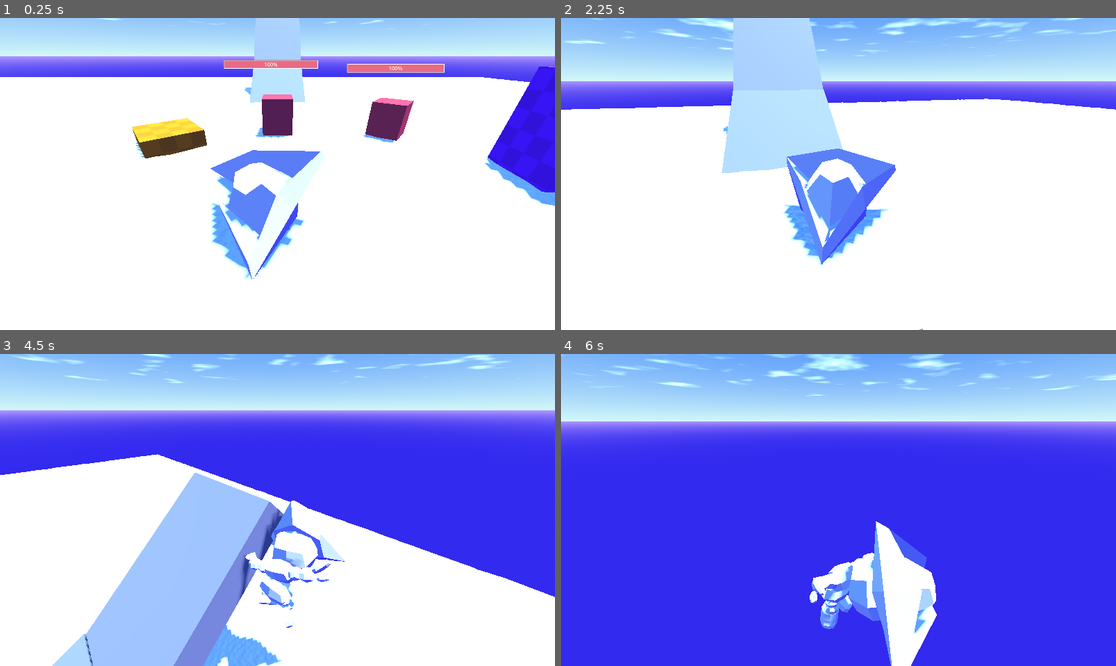
Above: before the commit, frames 1-4 (two rows, left to right).
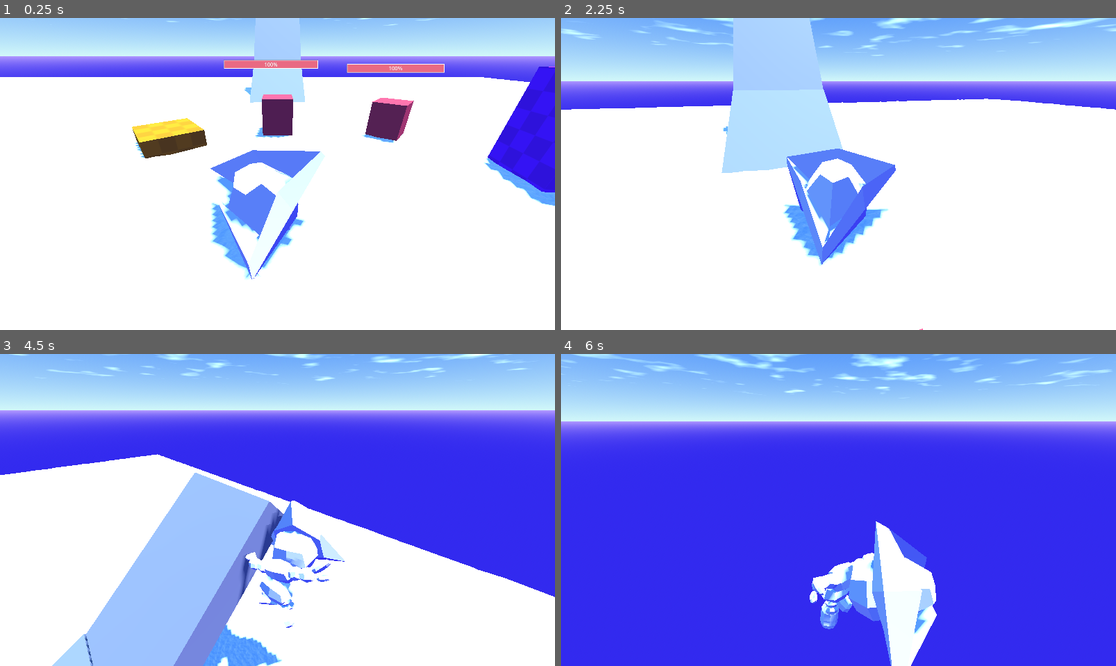
Above: after the commit, the same moments.

Repository: d4nmos/PirateGame
Game: Godot game, scene res://scenes/test.tscn
Same seed, same stepped clock (60 frames per second), same inputs: the game is played once before the commit and once after it.
Inputs (mouse positions are in pixels of both pictures, inside the frame that each line leads up to):
- Up to frame 1 (0.25 s): no input
- Up to frame 2 (2.25 s): move the mouse to (866, 174) at 0.52 s; hold W (forward) from 0.53 s (still down); tap E (interact) at 0.6 s; click (866, 174) at 0.67 s; tap Space (jump) at 0.77, 1.52 s; move the mouse to (810, 174) at 1.27 s; tap Mouse wheel up (next_interact_object) at 1.35 s; move the mouse to (849, 167) at 2.02 s; tap Mouse wheel down (prev_interact_object) at 2.1 s
- Up to frame 3 (4.5 s): keep holding W (forward); move the mouse to (271, 516) at 2.77 s; tap E (interact) at 2.85 s; click (271, 516) at 2.92 s; tap Space (jump) at 3.02, 3.77 s; move the mouse to (316, 513) at 3.52 s; tap Mouse wheel up (next_interact_object) at 3.6 s; move the mouse to (233, 506) at 4.27 s; tap Mouse wheel down (prev_interact_object) at 4.35 s
- Up to frame 4 (6 s): tap Space (jump) at 4.52 s; move the mouse to (844, 510) at 5.02 s; tap E (interact) at 5.1 s; click (844, 510) at 5.17 s; tap Enter at 5.75 s; move the mouse to (816, 503) at 5.77 s; release W (forward) at 5.78 s; hold D (right) from 5.78 s (still down); tap Mouse wheel up (next_interact_object) at 5.85 s

The runs differ from the first frame. In frame 1, less than 0.1% of the frame differs, in the area x 18-78%, y 0-4%; in frame 2, 1.9%; in frame 3, 1.3%; in frame 4, 2.6%, in the area x 0-100%, y 0-70%.

Commit message:
Update test.tscn

Diff:
--- a/scenes/test.tscn
+++ b/scenes/test.tscn
@@ -144,7 +144,7 @@
 shader = SubResource("Shader_g2jhm")
 shader_parameter/sky_top_color = Color(0.180392, 0.47451, 0.988235, 1)
 shader_parameter/sky_horizon_color = Color(0.823529, 0.972549, 0.976471, 1)
-shader_parameter/sky_curve = 0.15
+shader_parameter/sky_curve = 0.137
 shader_parameter/sky_energy = 1.0
 shader_parameter/sky_cover_modulate = Color(0.996078, 1, 1, 1)
 shader_parameter/ground_bottom_color = Color(0.2, 0.168627, 0.937255, 1)
@@ -155,10 +155,10 @@
 shader_parameter/sun_curve = 0.15
 shader_parameter/cloud_direction = Vector2(-1, 1)
 shader_parameter/cloud_direction2 = Vector2(1, -1)
-shader_parameter/cloud_scale = Vector2(0.07, 0.07)
+shader_parameter/cloud_scale = Vector2(0.08, 0.08)
 shader_parameter/cloud_distance = 0.035
-shader_parameter/cloud_speed = 0.01
-shader_parameter/cloud_speed2 = 0.01
+shader_parameter/cloud_speed = 0.004
+shader_parameter/cloud_speed2 = 0.004
 shader_parameter/cloud_texture = SubResource("NoiseTexture2D_52gtp")
 shader_parameter/cloud_texture2 = SubResource("NoiseTexture2D_n7v31")
 
